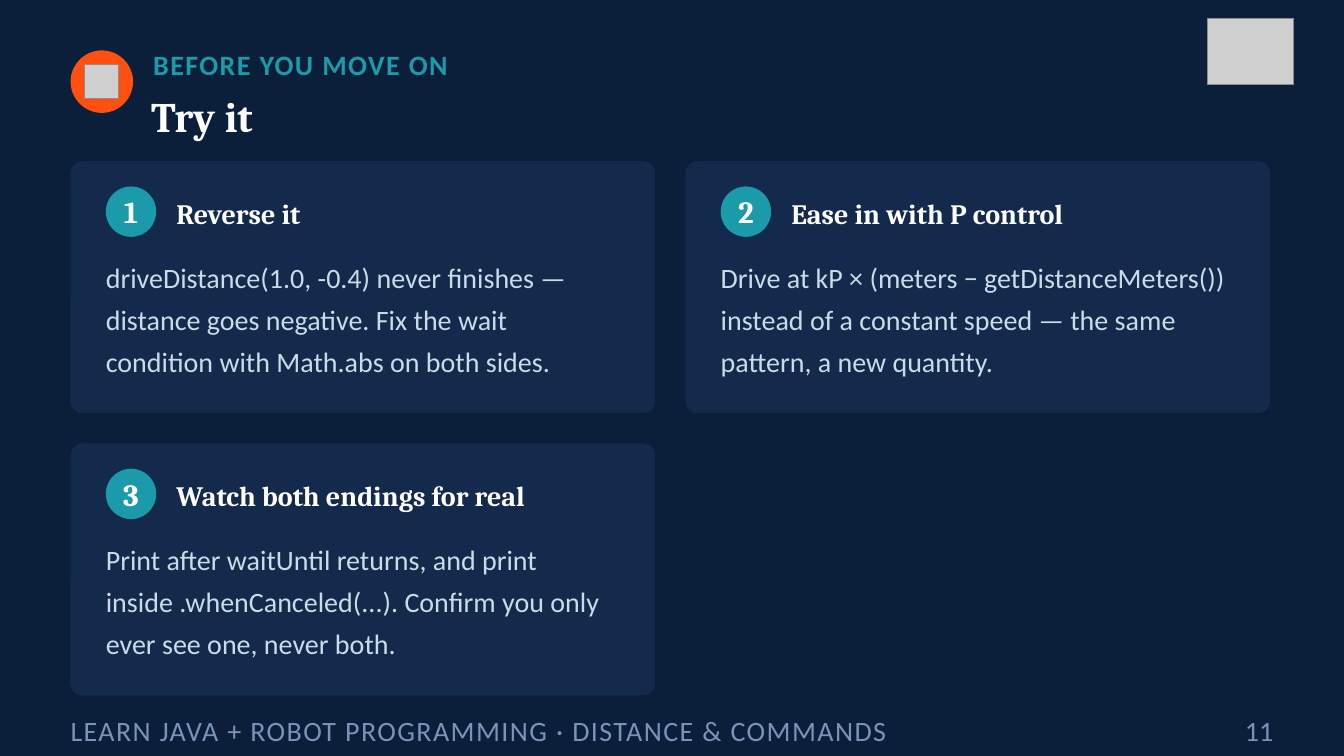
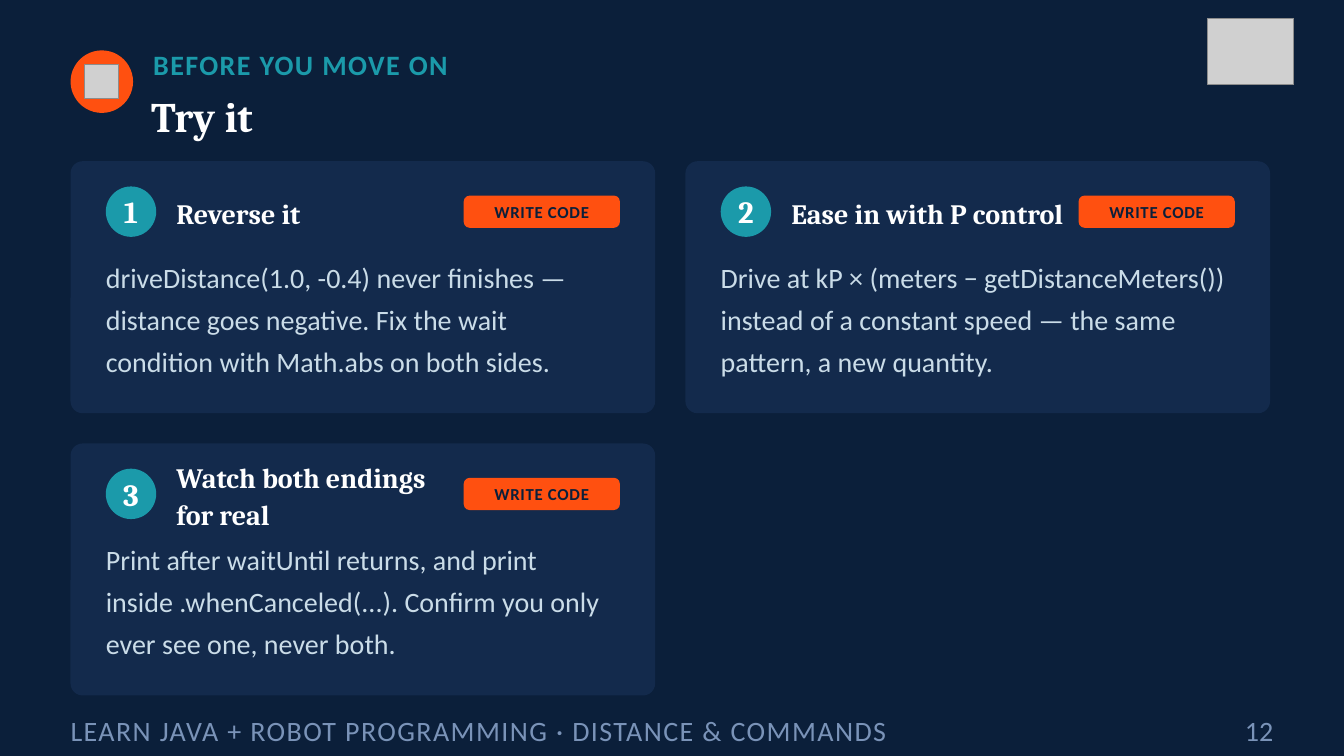
Before and after one commit to FRC5010/BasicRobotLessons, a slide deck: slide 12 of docs/presentations/v3/06-distance-and-commands.pptx (slide 11 before the commit). Drawn at 1344x756 pixels with LibreOffice and Linux fonts; fonts in the diff are those of the drawing; grey boxes stand for pictures. Boxes give left, top, right and bottom in pixels: in the first picture for what was removed or moved away, otherwise in the second. Text is boxed around its words. In the diff, an @@ line names an element or a change of style, - is before the commit and + after.

```diff
--- a/docs/presentations/v3/06-distance-and-commands.pptx
+++ b/docs/presentations/v3/06-distance-and-commands.pptx
@@ rounded rectangle added at (x1=464, y1=196, x2=620, y2=228), fill #FF5010 @@
@@ text added at (x1=494, y1=207, x2=589, y2=218), 12 pt, text #0B1F3A, bold @@
+WRITE CODE
@@ rounded rectangle added at (x1=1079, y1=196, x2=1235, y2=228), fill #FF5010 @@
@@ text added at (x1=1109, y1=207, x2=1204, y2=218), 12 pt, text #0B1F3A, bold @@
+WRITE CODE
@@ text "Watch both endings for real" rewrapped from (x1=176, y1=486, x2=525, y2=512) to (x1=176, y1=468, x2=425, y2=526) @@
@@ rounded rectangle added at (x1=464, y1=478, x2=620, y2=510), fill #FF5010 @@
@@ text added at (x1=494, y1=489, x2=589, y2=500), 12 pt, text #0B1F3A, bold @@
+WRITE CODE
@@ text at (x1=1245, y1=723, x2=1273, y2=741): text changed @@
-11
+12
```
Also in this commit, not shown: 7 other slides changed, 1 slide added, 2 other files.
